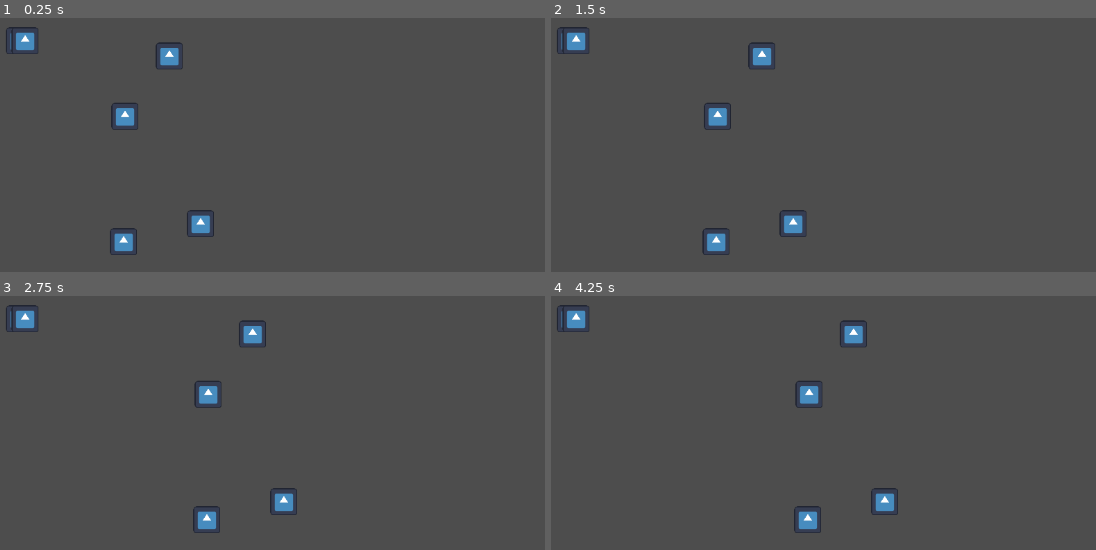
Above: before the commit, frames 1-4 (two rows, left to right).
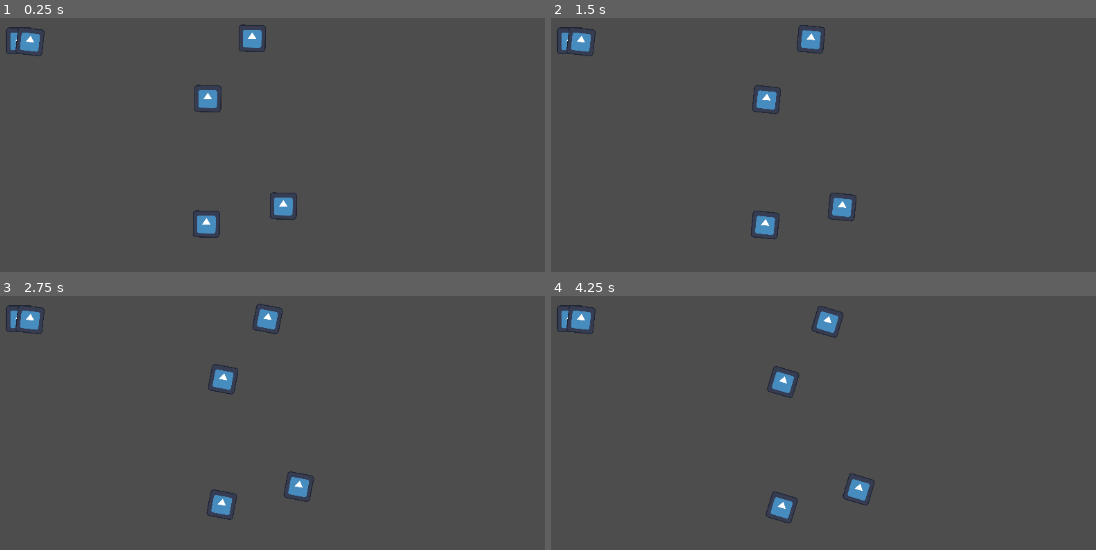
Above: after the commit, the same moments.

Repository: anthonyec/230726_godot_viscuit_like
Game: Godot game, scene res://main.tscn
Two runs of this game, one before a commit and one after it. Both use one fixed random seed, a clock stepped at 60 frames per second and the inputs below. Before the commit the project has no main scene; this scene is started directly in both runs. The engine's default icon, where the game draws it, is replaced by a stand-in: a white triangle on a blue panel in a dark square.
Inputs:
- Up to frame 1 (0.25 s): no input
- Up to frame 2 (1.5 s): no input
- Up to frame 3 (2.75 s): no input
- Up to frame 4 (4.25 s): no input

The runs differ from the first frame. In frame 1, 2.6% of the frame differs, in the area x 2-55%, y 2-94%; in frame 2, 3.0%, in the area x 2-56%, y 2-94%; in frame 3, 2.8%; in frame 4, 3.0%.

Commit message:
Commit before changing everything

Diff:
--- /dev/null
+++ b/difference.gd
@@ -0,0 +1,17 @@
+class_name Difference
+
+enum Type {
+	PERSIST,
+	ADD,
+	REMOVE
+}
+
+var id: String
+var type: Type = Type.PERSIST
+var movement: Vector2
+var growth: Vector2
+var rotation: float
+var local: bool
+
+func _init(id: String) -> void:
+	self.id = id
--- a/glasses.gd
+++ b/glasses.gd
@@ -1,10 +1,11 @@
 class_name Glasses
 extends Node2D
 
-@onready var lens_left: Lens = $LensLeft
-@onready var lens_right: Lens = $LensRight
+@export var enabled: bool = true
+@export var local: bool = false
 
-@export var local: bool = false
+@onready var condition: Lens = $Condition
+@onready var outcome: Lens = $Outcome
 
 var changes: Array[Change] = []
 
@@ -26,26 +27,31 @@
 		drawing_id = drawing.id
 
 func _ready() -> void:
-	for drawing in Simulation.get_drawings(lens_left):
+	if not enabled:
+		return
+
+	for drawing in Simulation.get_drawings(condition):
 		var change = Change.new(drawing)
-		var right_drawing = Simulation.get_drawing(lens_right, drawing.id)
+		var outcome_drawing = Simulation.get_drawing(outcome, drawing.id)
 
-		if right_drawing:
+		if outcome_drawing:
 			change.transition = Transition.PERSIST
-			change.movement = right_drawing.position - drawing.position
-			change.growth = right_drawing.scale - drawing.scale
-			change.rotation = right_drawing.rotation - drawing.rotation
+			change.movement = outcome_drawing.position - drawing.position
+			change.growth = outcome_drawing.scale - drawing.scale
+			change.rotation = outcome_drawing.rotation - drawing.rotation
 			change.local = local
 
-		if not right_drawing:
+		if not outcome_drawing:
 			change.transition = Transition.DESTROY
 
 		changes.append(change)
 
-	for drawing in Simulation.get_drawings(lens_right):
-		var left_drawing = Simulation.get_drawing(lens_left, drawing.id)
+	for drawing in Simulation.get_drawings(outcome):
+		var condition_drawing = Simulation.get_drawing(condition, drawing.id)
 
-		if not left_drawing:
+		if not condition_drawing:
 			var change = Change.new(drawing)
 			change.transition = Transition.SPAWN
 			changes.append(change)
+
+	print(changes)
--- a/lens.gd
+++ b/lens.gd
@@ -1,2 +1,8 @@
 class_name Lens
 extends Node2D
+
+func compare(lens: Lens) -> Array[Difference]:
+	return [Difference.new("wow")]
+
+func get_closest_drawing(lens: Lens, drawing_id: String) -> void:
+	pass
--- a/main.tscn
+++ b/main.tscn
@@ -13,24 +13,25 @@
 script = ExtResource("1_trvar")
 local = true
 
-[node name="LensLeft" type="Node2D" parent="Glasses"]
+[node name="Condition" type="Node2D" parent="Glasses"]
 script = ExtResource("2_x3nvs")
 
-[node name="Drawing" type="Node2D" parent="Glasses/LensLeft" groups=["drawing"]]
+[node name="Drawing" type="Node2D" parent="Glasses/Condition" groups=["drawing"]]
 script = ExtResource("5_mj80h")
 
-[node name="Icon" type="Sprite2D" parent="Glasses/LensLeft/Drawing"]
+[node name="Icon" type="Sprite2D" parent="Glasses/Condition/Drawing"]
 scale = Vector2(0.304688, 0.304688)
 texture = ExtResource("3_fofwt")
 
-[node name="LensRight" type="Node2D" parent="Glasses"]
+[node name="Outcome" type="Node2D" parent="Glasses"]
 script = ExtResource("2_x3nvs")
 
-[node name="Drawing" type="Node2D" parent="Glasses/LensRight" groups=["drawing"]]
-position = Vector2(8, 0)
+[node name="Drawing" type="Node2D" parent="Glasses/Outcome" groups=["drawing"]]
+position = Vector2(15, 1)
+rotation = 0.113656
 script = ExtResource("5_mj80h")
 
-[node name="Icon" type="Sprite2D" parent="Glasses/LensRight/Drawing"]
+[node name="Icon" type="Sprite2D" parent="Glasses/Outcome/Drawing"]
 scale = Vector2(0.304688, 0.304688)
 texture = ExtResource("3_fofwt")
 
@@ -38,7 +39,7 @@
 script = ExtResource("4_bkqbc")
 
 [node name="Drawing" type="Node2D" parent="Simulation" groups=["drawing"]]
-position = Vector2(213, 210)
+position = Vector2(342, 184)
 script = ExtResource("5_mj80h")
 
 [node name="Icon" type="Sprite2D" parent="Simulation/Drawing"]
@@ -46,7 +47,7 @@
 texture = ExtResource("3_fofwt")
 
 [node name="Drawing2" type="Node2D" parent="Simulation" groups=["drawing"]]
-position = Vector2(322, 365)
+position = Vector2(451, 339)
 script = ExtResource("5_mj80h")
 
 [node name="Icon" type="Sprite2D" parent="Simulation/Drawing2"]
@@ -54,7 +55,7 @@
 texture = ExtResource("3_fofwt")
 
 [node name="Drawing3" type="Node2D" parent="Simulation" groups=["drawing"]]
-position = Vector2(277, 123)
+position = Vector2(406, 97)
 script = ExtResource("5_mj80h")
 
 [node name="Icon" type="Sprite2D" parent="Simulation/Drawing3"]
@@ -62,7 +63,7 @@
 texture = ExtResource("3_fofwt")
 
 [node name="Drawing4" type="Node2D" parent="Simulation" groups=["drawing"]]
-position = Vector2(211, 391)
+position = Vector2(340, 365)
 script = ExtResource("5_mj80h")
 
 [node name="Icon" type="Sprite2D" parent="Simulation/Drawing4"]
--- a/project.godot
+++ b/project.godot
@@ -11,6 +11,7 @@
 [application]
 
 config/name="230726_godot_viscuit_like"
+run/main_scene="res://main.tscn"
 config/features=PackedStringArray("4.1", "GL Compatibility")
 config/icon="res://icon.svg"
 
--- a/simulation.gd
+++ b/simulation.gd
@@ -1,5 +1,7 @@
 class_name Simulation
 extends Node2D
+
+const CHANGE_RATE = 0.01
 
 var glasses: Array[Glasses] = []
 
@@ -7,7 +9,7 @@
 	var children = get_parent().get_children()
 
 	for child in children:
-		if child.is_in_group("glasses"):
+		if child.is_in_group("glasses") and child.enabled:
 			glasses.append(child)
 
 func _process(_delta: float) -> void:
@@ -44,9 +46,9 @@
 				if change.local:
 					movement = change.movement.rotated(drawing.rotation)
 
-				drawing.position += movement * 0.1
-				drawing.scale += change.growth
-				drawing.rotation += change.rotation * 0.1
+				drawing.position += movement * CHANGE_RATE
+				drawing.scale += change.growth * CHANGE_RATE
+				drawing.rotation += change.rotation * CHANGE_RATE
 
 				if change.transition == Glasses.Transition.DESTROY:
 					remove_child(drawing)
